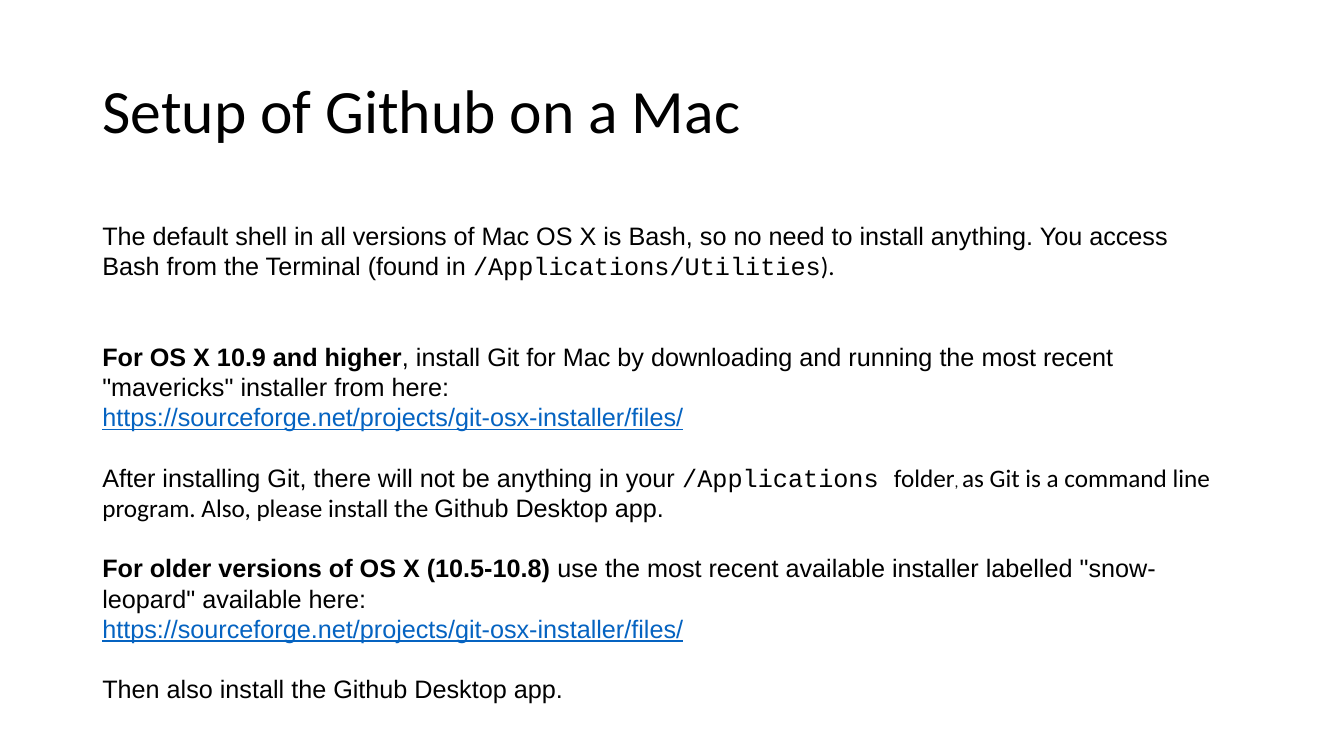
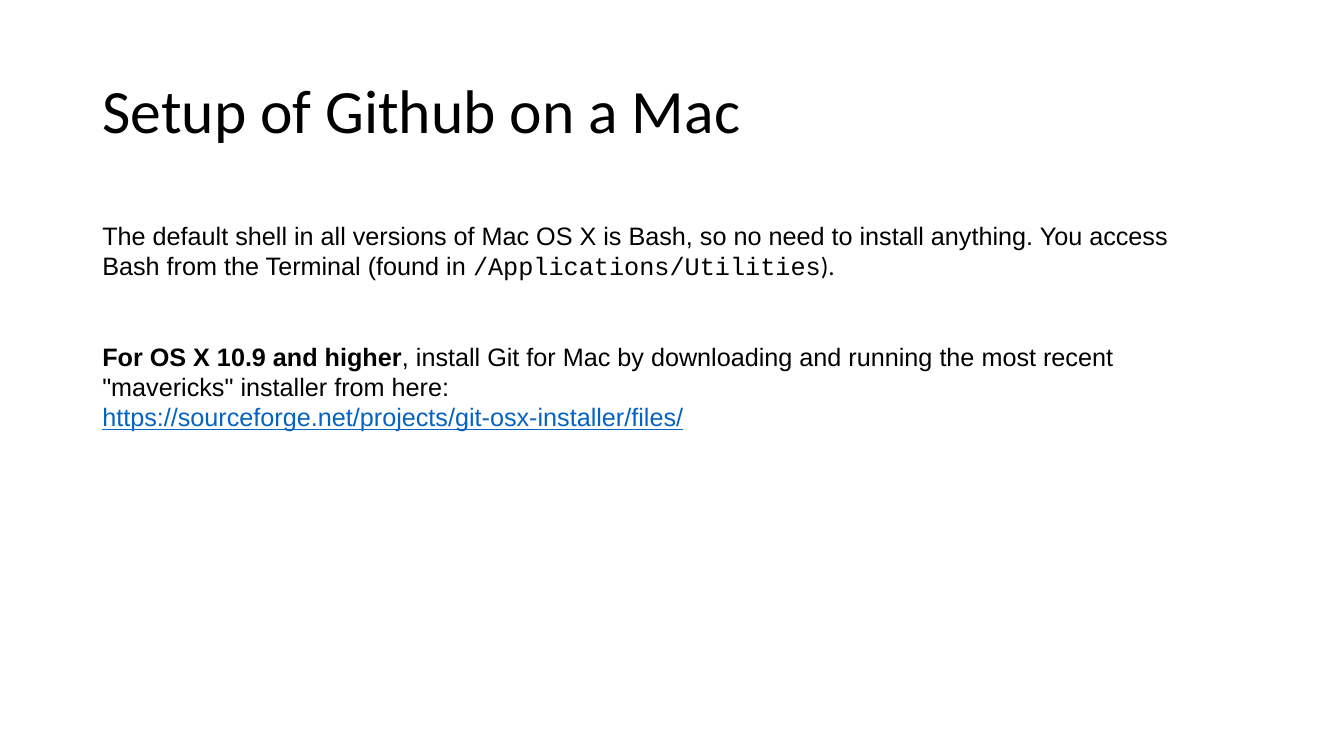
Before and after one commit to dbahlburg/R_Roundtable, a slide deck: slide 9 of Session 29.11.16 Github Setup Doro Hodapp.pptx (slide 10 before the commit). Drawn at 1344x756 pixels with LibreOffice and Linux fonts; fonts in the diff are those of the drawing. Boxes give left, top, right and bottom in pixels: in the first picture for what was removed or moved away, otherwise in the second. Text is boxed around its words. In the diff, an @@ line names an element or a change of style, - is before the commit and + after.

Commit message:
update presentation

```diff
--- a/Session 29.11.16 Github Setup Doro Hodapp.pptx
+++ b/Session 29.11.16 Github Setup Doro Hodapp.pptx
@@ text at (102, 468, 1210, 704): paragraphs removed @@
-After installing Git, there will not be anything in your /Applications folder, as Git is a command line program. Also, please install the Github Desktop app.
-For older versions of OS X (10.5-10.8) use the most recent available installer labelled "snow-leopard" available here:
-https://sourceforge.net/projects/git-osx-installer/files/
-Then also install the Github Desktop app.
```
Also in this commit, not shown: 1 other slide changed, 1 slide removed.
